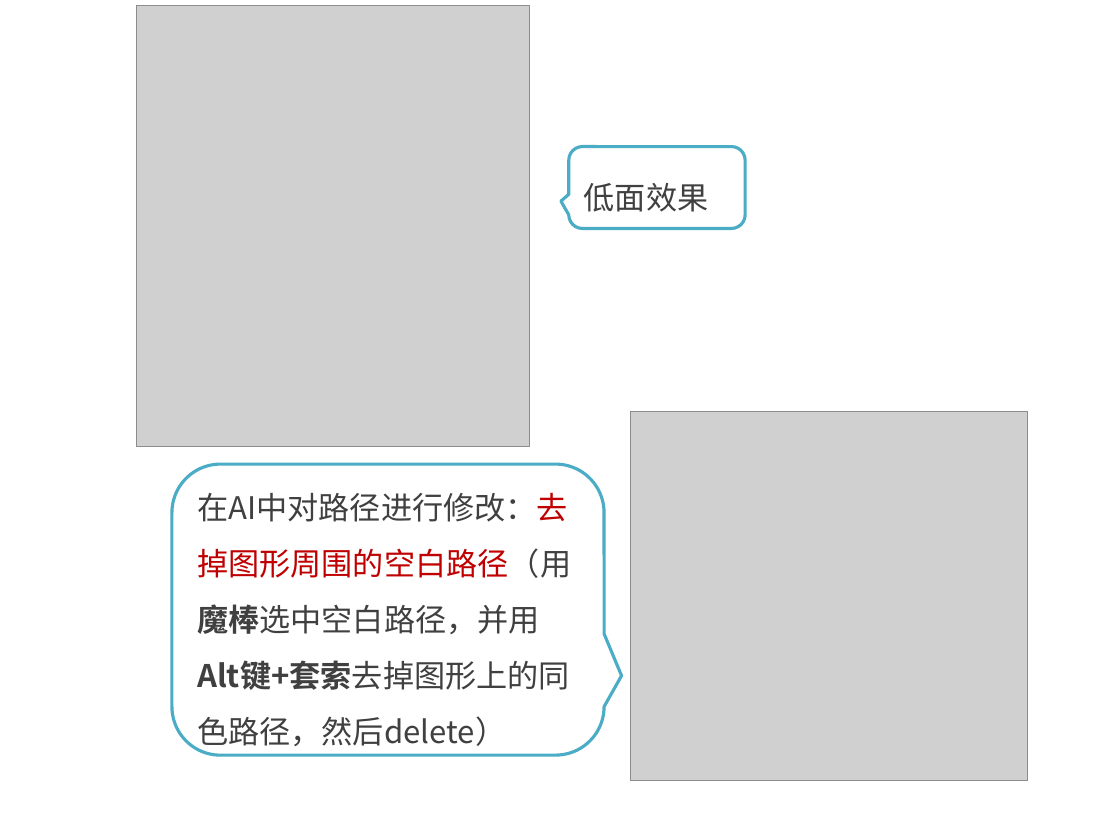
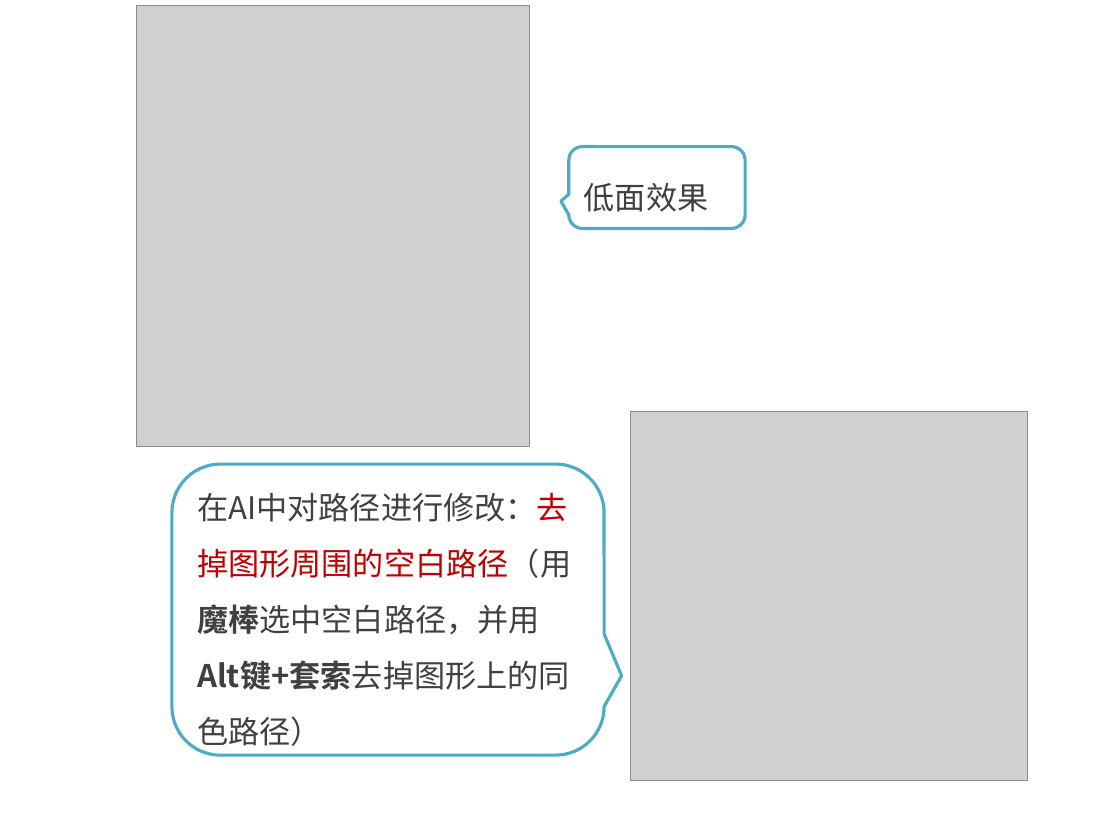
Before and after one commit to kong66/webAni, a slide deck: slide 5 of 23-svg-low-poly-transform/23.pptx. Drawn at 1120x840 pixels with LibreOffice and Linux fonts; fonts in the diff are those of the drawing; grey boxes stand for pictures. Boxes give left, top, right and bottom in pixels: in the first picture for what was removed or moved away, otherwise in the second. Text is boxed around its words. In the diff, an @@ line names an element or a change of style, - is before the commit and + after.

```diff
--- a/23-svg-low-poly-transform/23.pptx
+++ b/23-svg-low-poly-transform/23.pptx
@@ text in rounded speech box at [197, 492, 571, 751]: text changed @@
-在AI中对路径进行修改：去掉图形周围的空白路径（用魔棒选中空白路径，并用Alt键+套索去掉图形上的同色路径，然后delete）
+在AI中对路径进行修改：去掉图形周围的空白路径（用魔棒选中空白路径，并用Alt键+套索去掉图形上的同色路径）
```
Also in this commit, not shown: 20 other slides changed, 2 slides added, 1 slide removed, 2 other files.
